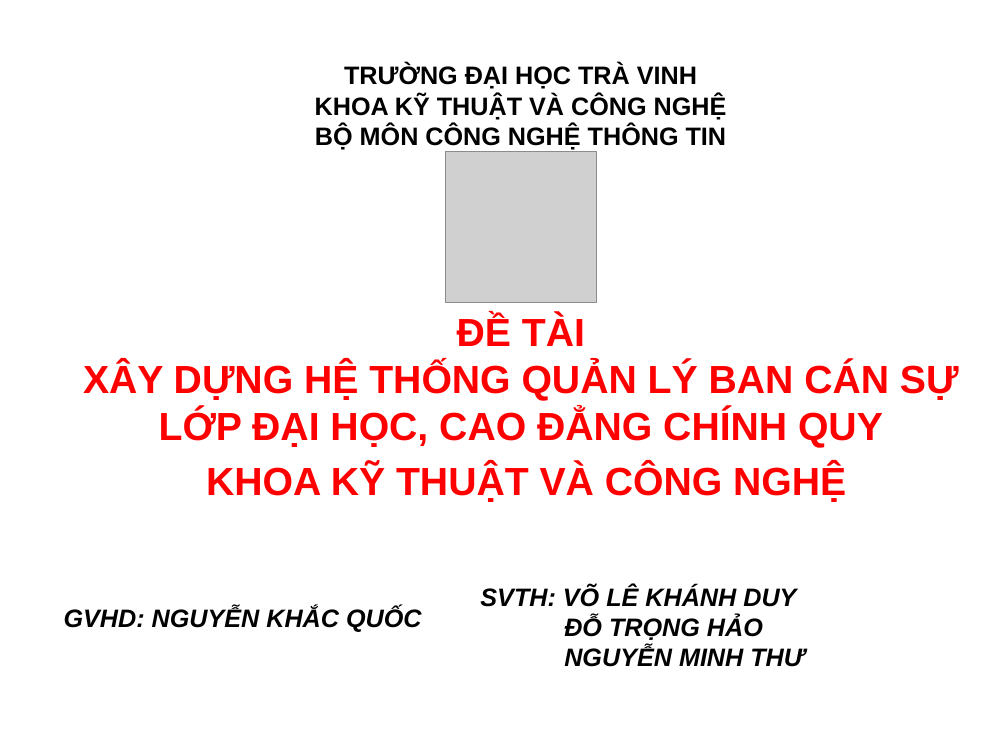
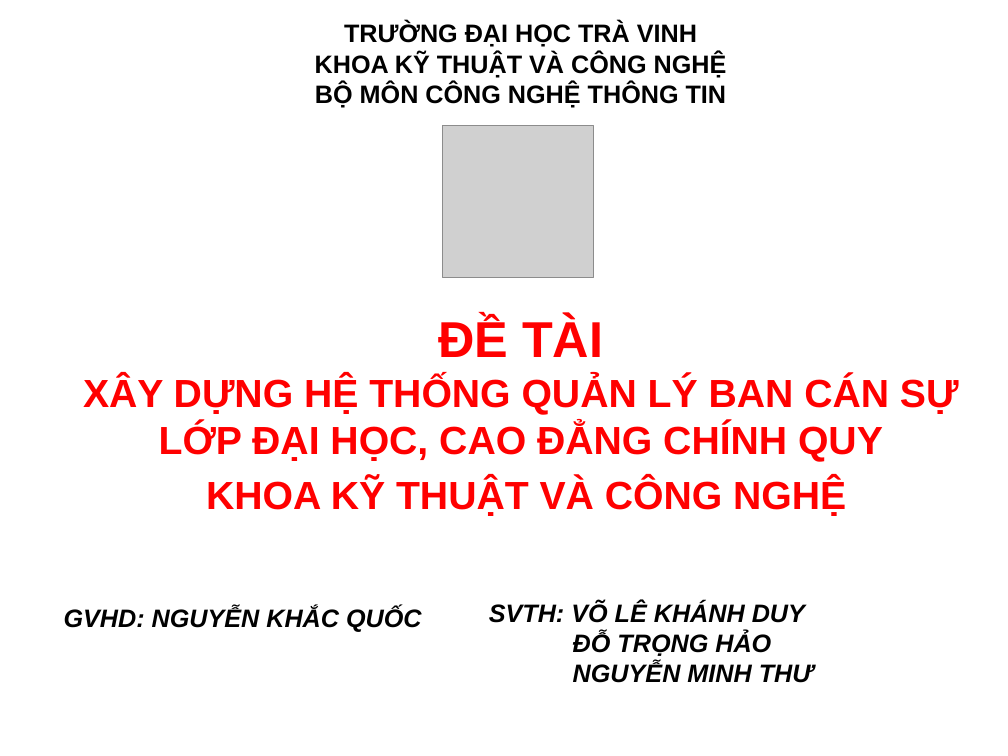
Before and after one commit to MTeeIT/Do_An_MH, a slide deck: slide 1 of bao cao/Slide Bao Cao.pptx. Drawn at 1008x756 pixels with LibreOffice and Linux fonts; fonts in the diff are those of the drawing; grey boxes stand for pictures; background and template pictures are left out. Boxes give left, top, right and bottom in pixels: in the first picture for what was removed or moved away, otherwise in the second. Text is boxed around its words. In the diff, an @@ line names an element or a change of style, - is before the commit and + after.

```diff
--- a/bao cao/Slide Bao Cao.pptx
+++ b/bao cao/Slide Bao Cao.pptx
@@ text "TRƯỜNG ĐẠI HỌC TRÀ VINH ...": place and size @@
-text "TRƯỜNG ĐẠI HỌC TRÀ VINH ..." at [315, 64, 727, 150]
+text "TRƯỜNG ĐẠI HỌC TRÀ VINH ..." at [315, 22, 727, 108]
@@ picture: place and size @@
-picture at [446, 151, 597, 302]
+picture at [443, 126, 594, 277]
@@ text at [83, 317, 959, 462]: size 28 to 36 pt in "ĐỀ TÀI" @@
@@ text "SVTH: VÕ LÊ KHÁNH DUY": place and size @@
-text "SVTH: VÕ LÊ KHÁNH DUY" at [480, 585, 804, 667]
+text "SVTH: VÕ LÊ KHÁNH DUY" at [489, 601, 813, 683]
```
Also in this commit, not shown: 2 other slides changed, 3 other files.
